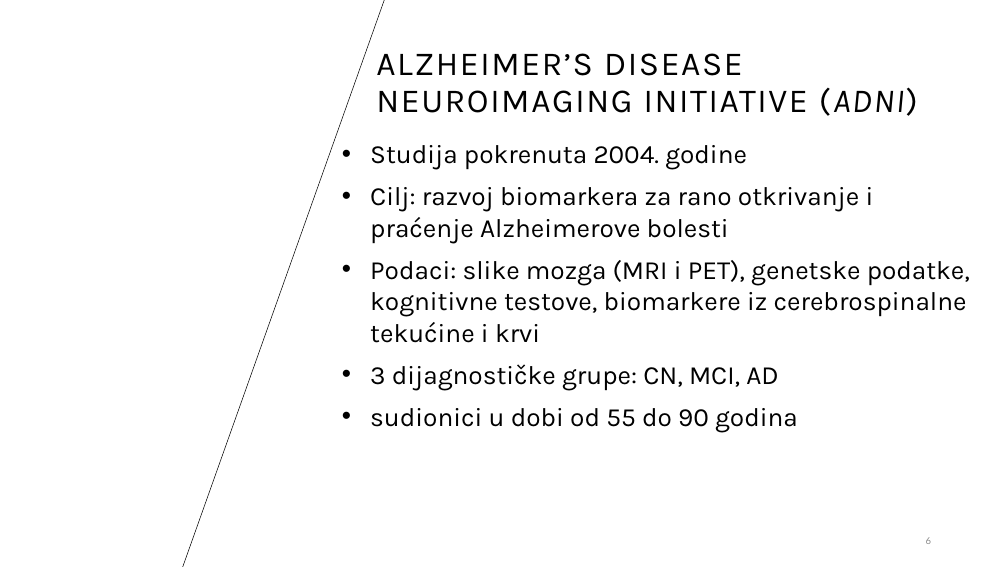
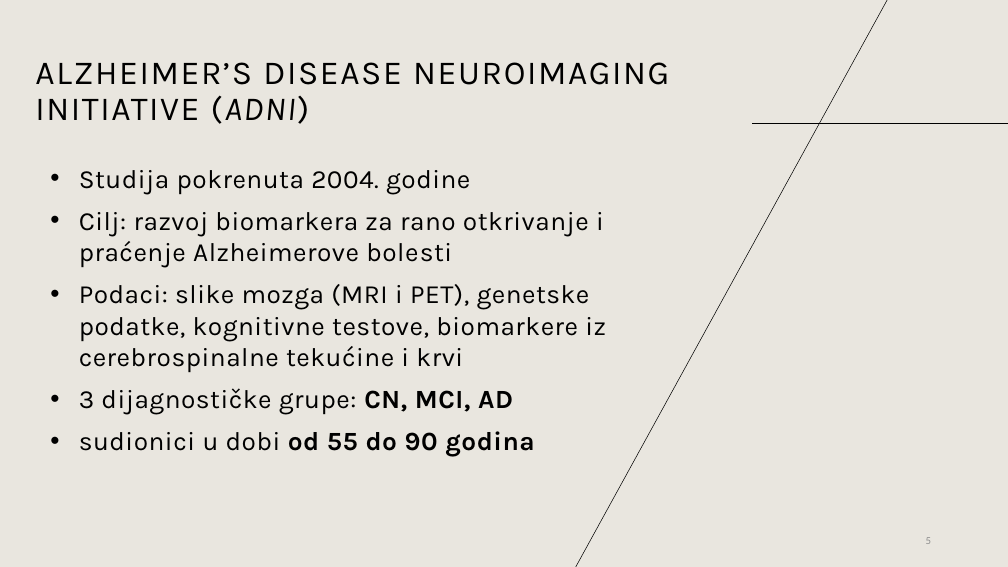
Before and after one commit to bpetra1/ML-Alzheimer-BrainMRI-Classification, a slide deck: slide 5 of prezentacija/ML_Alzheimer.pptx (slide 6 before the commit). Drawn at 1008x567 pixels with LibreOffice and Linux fonts; fonts in the diff are those of the drawing; background and template pictures are left out. Boxes give left, top, right and bottom in pixels: in the first picture for what was removed or moved away, otherwise in the second. Text is boxed around its words. In the diff, an @@ line names an element or a change of style, - is before the commit and + after.

```diff
--- a/prezentacija/ML_Alzheimer.pptx
+++ b/prezentacija/ML_Alzheimer.pptx
@@ background #FFFFFF to #E9E6DF @@
@@ line moved from (183, 567) - (384, 0) to (889, 0) - (575, 567) @@
@@ title "ALZHEIMER’S DISEASE NEUROIMAGING INITIATIVE (ADNI)": place and size @@
-title "ALZHEIMER’S DISEASE NEUROIMAGING INITIATIVE (ADNI)" at (376, 53, 918, 116)
+title "ALZHEIMER’S DISEASE NEUROIMAGING INITIATIVE (ADNI)" at (35, 62, 669, 124)
@@ title "ALZHEIMER’S DISEASE NEUROIMAGING INITIATIVE (ADNI)" at (35, 62, 669, 124): less space between paragraphs; vertical alignment top to bottom @@
@@ line added from (752, 124) to (1008, 124), #000000 0.5 pt @@
@@ text "Studija pokrenuta 2004. godine": place and size @@
-text "Studija pokrenuta 2004. godine" at (370, 145, 970, 432)
+text "Studija pokrenuta 2004. godine" at (79, 170, 606, 457)
@@ text "Studija pokrenuta 2004. godine" at (79, 170, 606, 457): letter spacing 0 to 0.5 pt; bold on in "CN, MCI, AD", "od 55 do 90 godina" @@
@@ page number removed at (926, 537, 931, 544) @@
-6
@@ page number added at (926, 537, 931, 544), 9 pt, text #8C8C8C @@
+5
```
Also in this commit, not shown: 9 slides added, 1 slide removed, 1 other file.
